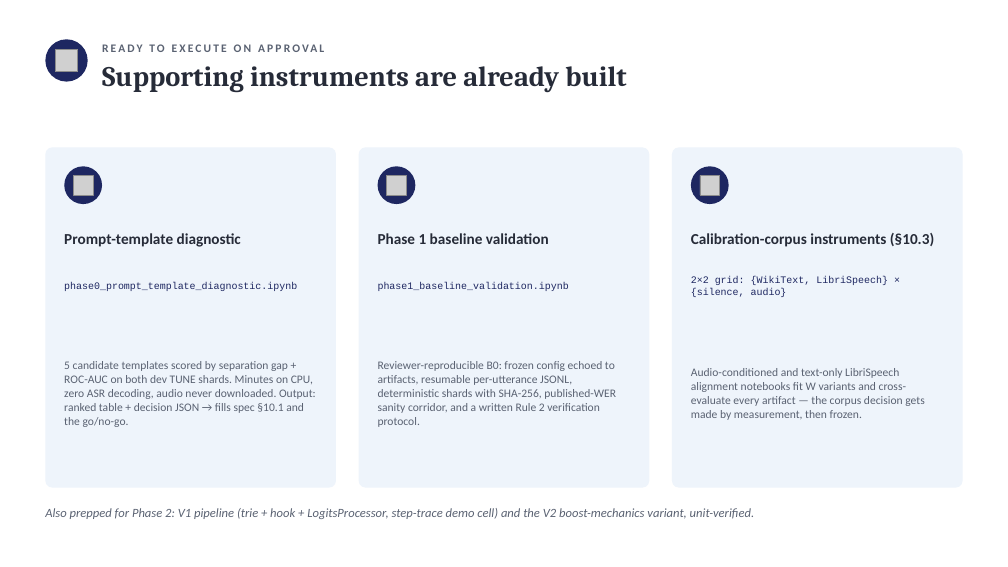
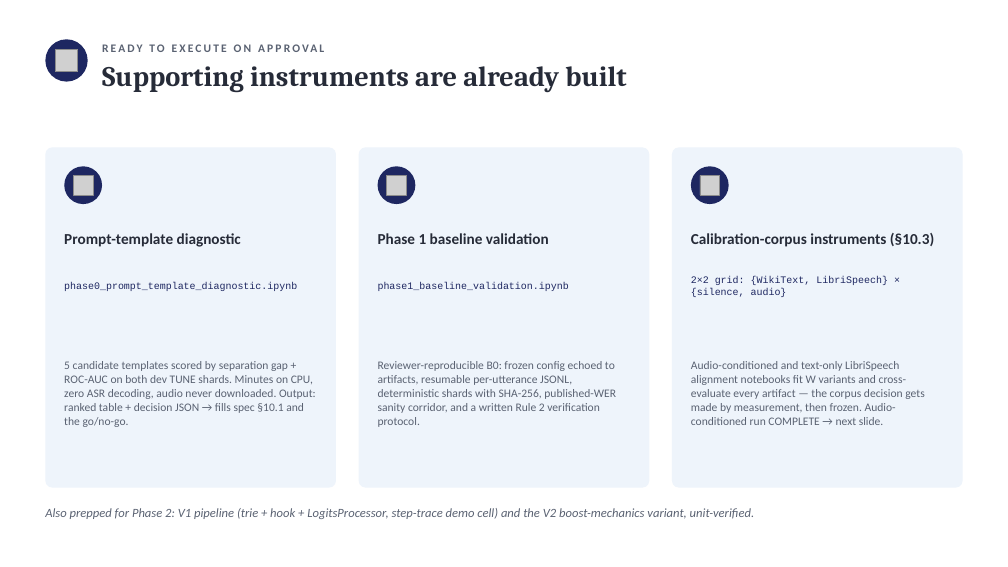
Before and after one commit to MuruganR96/Semantic_Whisper_CB, a slide deck: slide 12 of phase0_spec_review.pptx. Drawn at 1008x567 pixels with LibreOffice and Linux fonts; fonts in the diff are those of the drawing; grey boxes stand for pictures. Boxes give left, top, right and bottom in pixels: in the first picture for what was removed or moved away, otherwise in the second. Text is boxed around its words. In the diff, an @@ line names an element or a change of style, - is before the commit and + after.

```diff
--- a/phase0_spec_review.pptx
+++ b/phase0_spec_review.pptx
@@ text at [691,361,924,425]: text changed @@
-Audio-conditioned and text-only LibriSpeech alignment notebooks fit W variants and cross-evaluate every artifact — the corpus decision gets made by measurement, then frozen.
+Audio-conditioned and text-only LibriSpeech alignment notebooks fit W variants and cross-evaluate every artifact — the corpus decision gets made by measurement, then frozen. Audio-conditioned run COMPLETE → next slide.
```
Also in this commit, not shown: 1 other slide changed, 1 slide added, 6 other files.
